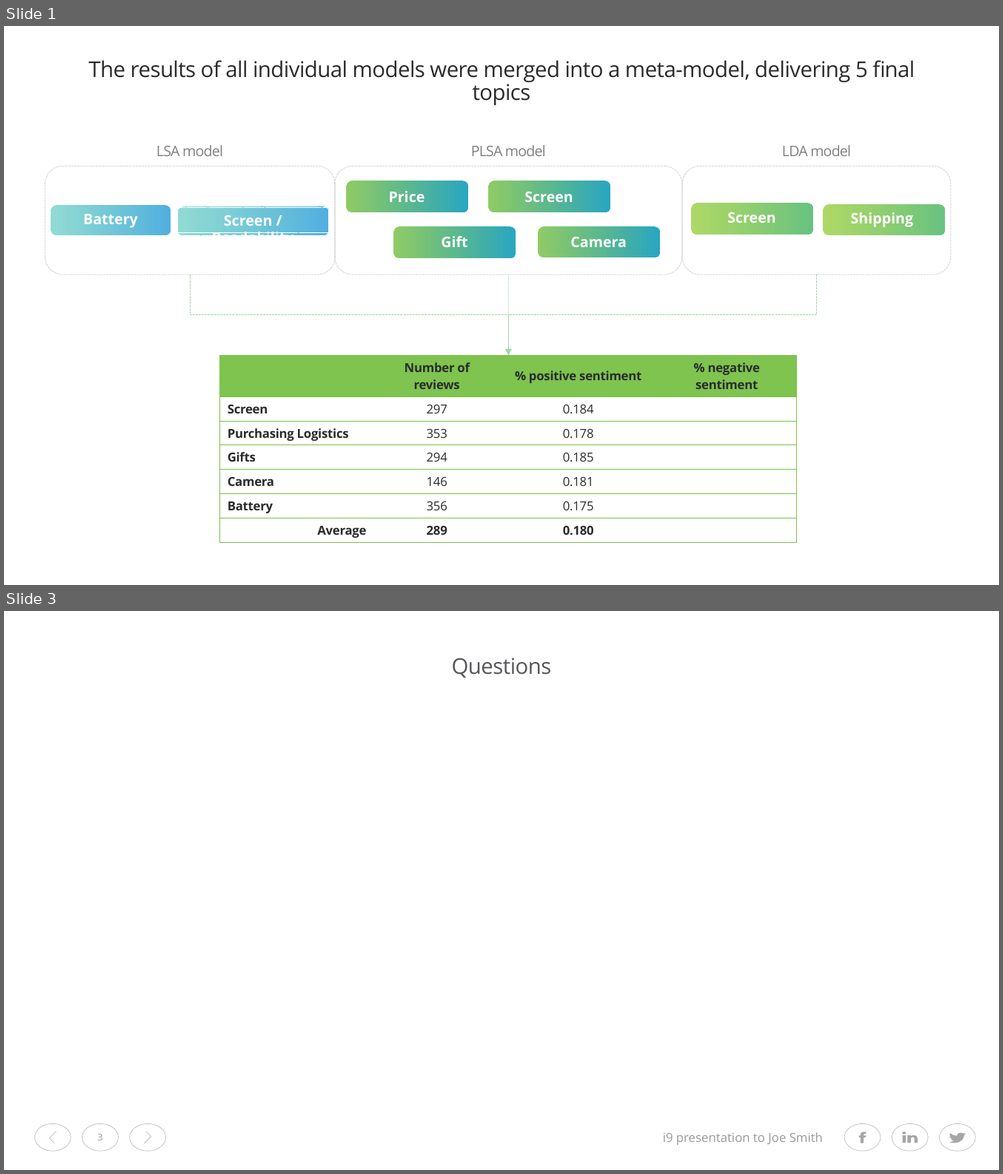
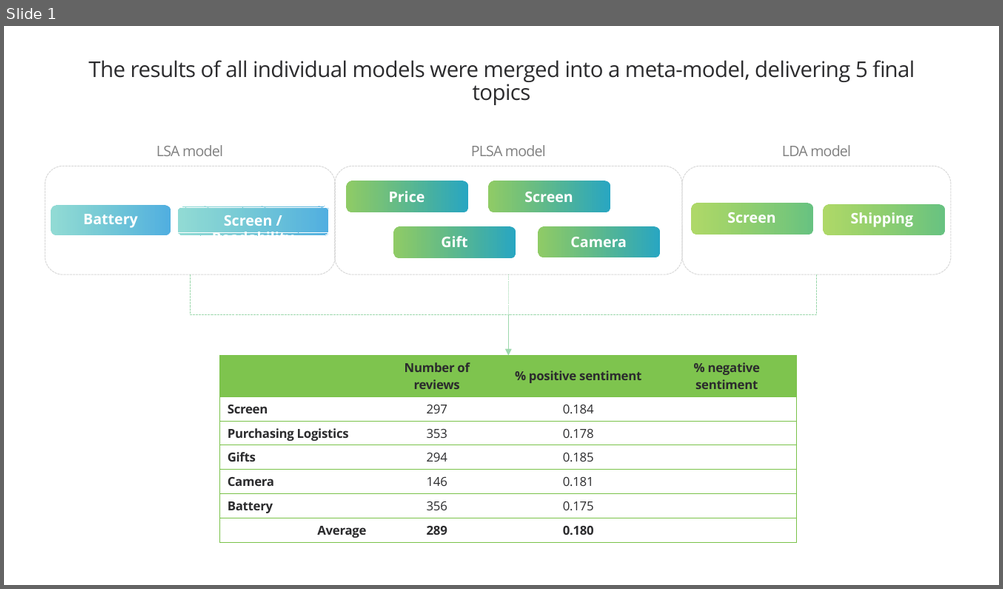
Before and after one commit to amandeepfj/Topic-Modeling, a slide deck: Single slides.pptx. Shown one above the other, each under a label of ours: slides 1 and 3 before the commit, slide 1 after it; the slides between them are not shown. The pictures are 1003x1174 and 1003x589 pixels, drawn with LibreOffice and Linux fonts; fonts in the diff are those of the drawing. Boxes give left, top, right and bottom in pixels: in the first picture for what was removed or moved away, otherwise in the second. Text is boxed around its words. In the diff, an @@ line names an element or a change of style, - is before the commit and + after.

```diff
--- a/Single slides.pptx
+++ b/Single slides.pptx
@@ slide 3 removed at (x1=4, y1=611, x2=999, y2=1170), background #FFFFFF @@
@@ title removed at (x1=452, y1=658, x2=552, y2=678) @@
-Questions
@@ ellipse removed at (x1=34, y1=1125, x2=71, y2=1151) @@
@@ freeform shape removed at (x1=49, y1=1132, x2=62, y2=1145) @@
@@ ellipse removed at (x1=82, y1=1125, x2=119, y2=1151) @@
@@ page number removed at (x1=97, y1=1134, x2=102, y2=1141) @@
-3
@@ ellipse removed at (x1=129, y1=1125, x2=166, y2=1151) @@
@@ freeform shape removed at (x1=139, y1=1132, x2=151, y2=1145) @@
@@ text removed at (x1=663, y1=1133, x2=822, y2=1145) @@
-i9 presentation to Joe Smith
@@ ellipse removed at (x1=844, y1=1125, x2=881, y2=1151) @@
@@ freeform shape removed at (x1=859, y1=1133, x2=866, y2=1144) @@
@@ ellipse removed at (x1=892, y1=1125, x2=928, y2=1151) @@
@@ freeform shape removed at (x1=902, y1=1133, x2=918, y2=1144) @@
@@ ellipse removed at (x1=939, y1=1125, x2=976, y2=1151) @@
@@ freeform shape removed at (x1=948, y1=1133, x2=965, y2=1144) @@
```
Also in this commit, not shown: 1 slide changed, 1 slide added.
